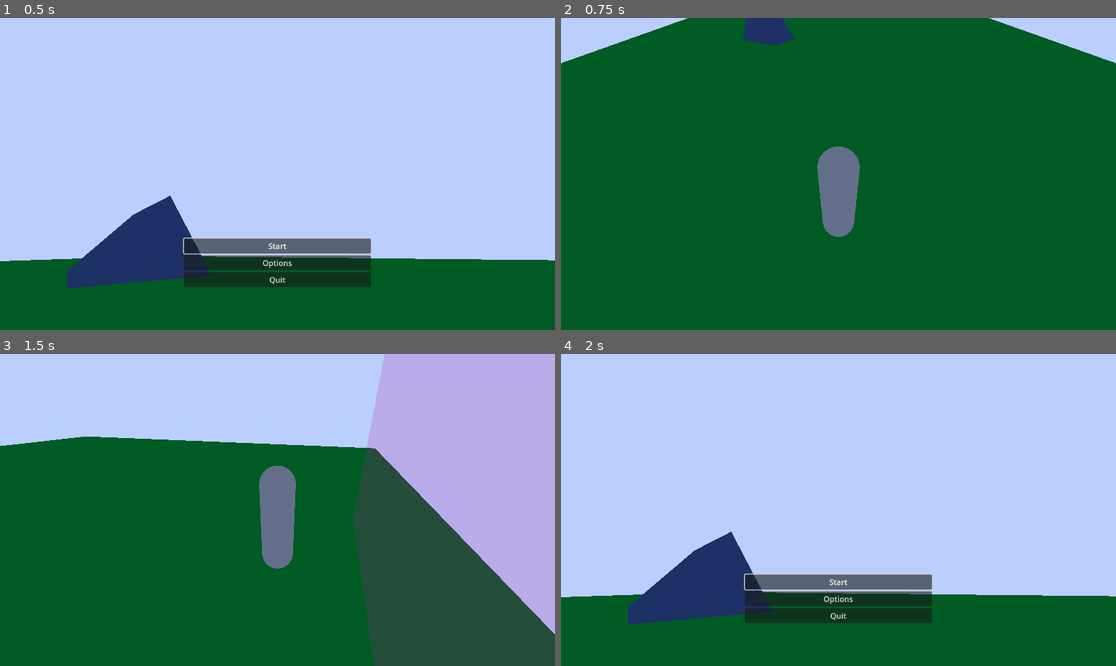
Above: before the commit, frames 1-4 (two rows, left to right).
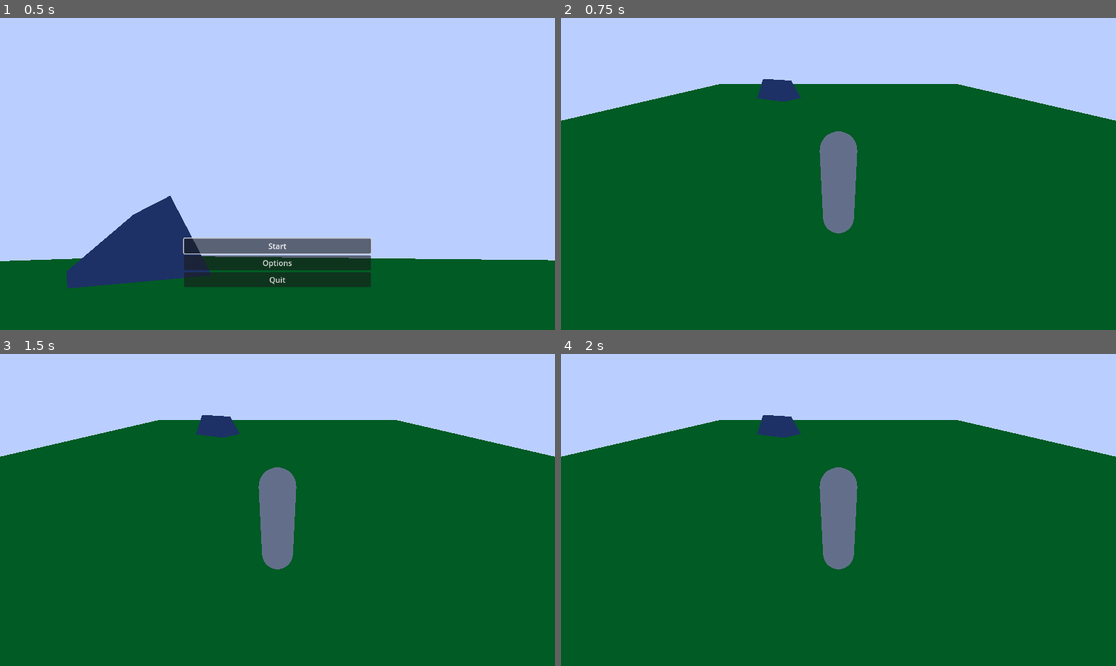
Above: after the commit, the same moments.

Repository: Wake1st/CritterCamper
Game: Godot game, scene res://game_manager.tscn
Two runs of this game, one before a commit and one after it. Both use one fixed random seed, a clock stepped at 60 frames per second and the inputs below.
Inputs (mouse positions are in pixels of both pictures, inside the frame that each line leads up to):
- Up to frame 1 (0.5 s): no input
- Up to frame 2 (0.75 s): click "Start" at 0.5 s
- Up to frame 3 (1.5 s): tap Enter at 1.25 s; move the mouse to (399, 494) at 1.27 s; hold D (right) from 1.28 s (still down); tap E (action, bound only after the commit) at 1.35 s
- Up to frame 4 (2 s): keep holding D (right)

Frame 1 is identical in both runs. In frame 2, 22% of the frame differs, in the area x 0-100%, y 0-71%; in frame 3, 38%; in frame 4, 57%, in the area x 0-100%, y 19-87%.
Error after the commit: Invalid call. Nonexistent function '_capture' in base 'Nil'. (res://player/player.gd:14)

Commit message:
WIP - carefull on your scope

Diff:
--- a/levels/01_verdant_slopes.tscn
+++ b/levels/01_verdant_slopes.tscn
@@ -1,8 +1,8 @@
-[gd_scene load_steps=7 format=3 uid="uid://dnfnbbqfxv41j"]
+[gd_scene load_steps=7 format=3 uid="uid://d0lxgrqddtudb"]
 
 [ext_resource type="Script" path="res://levels/01_verdant_slopes.gd" id="1_aevsk"]
 [ext_resource type="PackedScene" uid="uid://btekk4skkt6cm" path="res://camp_ground.tscn" id="1_dosqa"]
-[ext_resource type="PackedScene" uid="uid://isdu5vwd4mt3" path="res://player.tscn" id="2_y3av3"]
+[ext_resource type="PackedScene" path="res://player/player.tscn" id="2_y3av3"]
 [ext_resource type="PackedScene" uid="uid://ki6c2md6f5sh" path="res://tent.tscn" id="3_o26fa"]
 [ext_resource type="PackedScene" uid="uid://dgba7pf3blkj" path="res://entry.tscn" id="5_76kv4"]
 
@@ -21,6 +21,10 @@
 [node name="CampGround" parent="." instance=ExtResource("1_dosqa")]
 
 [node name="Player" parent="." instance=ExtResource("2_y3av3")]
+speed = null
+rotMag = null
+cameraPivotMin = null
+cameraPivotMax = null
 
 [node name="Tent" parent="." instance=ExtResource("3_o26fa")]
 transform = Transform3D(0.483313, 0, 0.875448, 0, 1, 0, -0.875448, 0, 0.483313, -4.95828, 2.38419e-07, -4.87914)
--- a/Controls.gd
+++ b/player/Controls.gd
@@ -3,6 +3,8 @@
 
 var direction:= Vector3.ZERO
 var rotation:= Vector2.ZERO
+
+var action:bool = false
 
 
 func _capture()->Controls:
@@ -18,4 +20,6 @@
 	rotation.x = -(mousePos.x - screenSize.x / 2) / screenSize.x
 	rotation.y = -(mousePos.y - screenSize.y / 2) / screenSize.y
 
+	action = Input.is_action_just_pressed("action")
+
 	return self
--- /dev/null
+++ b/player/build_point.gd
@@ -0,0 +1,23 @@
+extends Node3D
+
+
+signal placed_item(pack:PackedScene, point:Node3D)
+signal remove_item(pack:PackedScene, point:Node3D)
+
+
+@export var pack:PackedScene
+var silhouette:Node3D
+
+var placed:=false:
+	get:
+		return placed
+	set(value):
+		placed = value
+		if value:
+			emit_signal("placed_item", pack, global_position)
+		else:
+			emit_signal("remove_item", pack, global_position)
+
+
+func _ready():
+	silhouette = pack.instantiate()
--- /dev/null
+++ b/player/build_point.tscn
@@ -0,0 +1,6 @@
+[gd_scene load_steps=2 format=3 uid="uid://djussbbdgfdsk"]
+
+[ext_resource type="Script" path="res://player/build_point.gd" id="1_ojyb0"]
+
+[node name="BuildPoint" type="Node3D"]
+script = ExtResource("1_ojyb0")
--- a/player.gd
+++ b/player/player.gd
@@ -23,3 +23,6 @@
 
 	velocity = global_transform.basis * controls.direction * speed * delta
 	move_and_slide()
+
+	if controls.action:
+		%BuildPoint.placed = !%BuildPoint.placed
--- a/player.tscn
+++ b/player/player.tscn
@@ -1,7 +1,9 @@
-[gd_scene load_steps=5 format=3 uid="uid://isdu5vwd4mt3"]
+[gd_scene load_steps=7 format=3 uid="uid://b5bboklyil8t1"]
 
-[ext_resource type="Script" path="res://player.gd" id="1_auv8u"]
-[ext_resource type="Script" path="res://Controls.gd" id="2_rxsm6"]
+[ext_resource type="Script" path="res://player/player.gd" id="1_gnnkl"]
+[ext_resource type="Script" path="res://player/Controls.gd" id="2_gn764"]
+[ext_resource type="PackedScene" uid="uid://djussbbdgfdsk" path="res://player/build_point.tscn" id="3_vpepl"]
+[ext_resource type="PackedScene" uid="uid://ki6c2md6f5sh" path="res://tent.tscn" id="4_p733y"]
 
 [sub_resource type="CapsuleShape3D" id="CapsuleShape3D_ej6jw"]
 radius = 0.4
@@ -9,9 +11,8 @@
 [sub_resource type="CapsuleMesh" id="CapsuleMesh_ivah2"]
 radius = 0.3
 
-[node name="Player" type="CharacterBody3D" node_paths=PackedStringArray("controlCapture")]
-script = ExtResource("1_auv8u")
-controlCapture = NodePath("Controls")
+[node name="Character" type="CharacterBody3D"]
+script = ExtResource("1_gnnkl")
 
 [node name="CollisionShape3D" type="CollisionShape3D" parent="."]
 transform = Transform3D(1, 0, 0, 0, 1, 0, 0, 0, 1, 0, 1, 0)
@@ -27,4 +28,9 @@
 transform = Transform3D(1, 0, 0, 0, 0.866025, 0.5, 0, -0.5, 0.866025, 0, 3, 3)
 
 [node name="Controls" type="Node" parent="."]
-script = ExtResource("2_rxsm6")
+script = ExtResource("2_gn764")
+
+[node name="BuildPoint" parent="." instance=ExtResource("3_vpepl")]
+unique_name_in_owner = true
+transform = Transform3D(1, 0, 0, 0, 1, 0, 0, 0, 1, 0, 0, -5)
+pack = ExtResource("4_p733y")
--- a/project.godot
+++ b/project.godot
@@ -37,6 +37,11 @@
 "events": [Object(InputEventKey,"resource_local_to_scene":false,"resource_name":"","device":-1,"window_id":0,"alt_pressed":false,"shift_pressed":false,"ctrl_pressed":false,"meta_pressed":false,"pressed":false,"keycode":0,"physical_keycode":68,"key_label":0,"unicode":100,"echo":false,"script":null)
 ]
 }
+action={
+"deadzone": 0.5,
+"events": [Object(InputEventKey,"resource_local_to_scene":false,"resource_name":"","device":-1,"window_id":0,"alt_pressed":false,"shift_pressed":false,"ctrl_pressed":false,"meta_pressed":false,"pressed":false,"keycode":0,"physical_keycode":69,"key_label":0,"unicode":101,"echo":false,"script":null)
+]
+}
 
 [layer_names]
 
